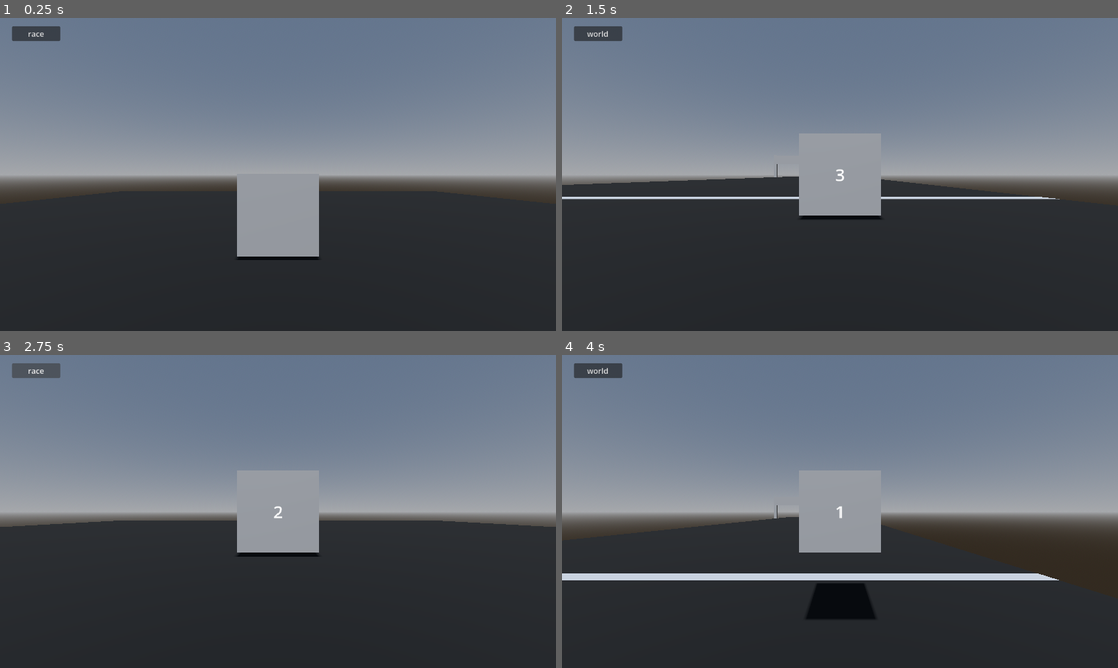
Above: before the commit, frames 1-4 (two rows, left to right).
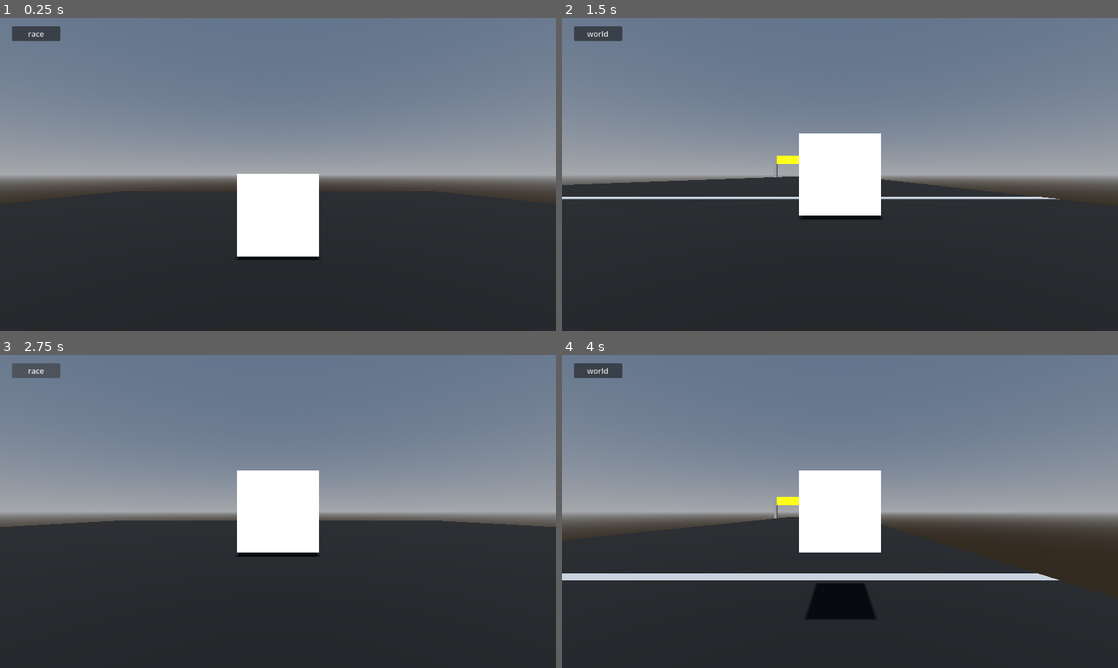
Above: after the commit, the same moments.

Repository: Xynthia/Kubus-spel
Game: Godot game, scene res://scenes/game.tscn
Two runs of this game, one before a commit and one after it. Both use one fixed random seed, a clock stepped at 60 frames per second and the inputs below.
Inputs (mouse positions are in pixels of both pictures, inside the frame that each line leads up to):
- Up to frame 1 (0.25 s): no input
- Up to frame 2 (1.5 s): click "race" at 0.5 s; click "start race" at 1.25 s
- Up to frame 3 (2.75 s): click "world" at 2 s
- Up to frame 4 (4 s): tap Enter at 2.75 s; move the mouse to (962, 495) at 2.77 s; press the mouse at (962, 495) at 2.78 s; hold D (move right) 2.78-3.5 s; release the mouse at (962, 495) at 3.5 s; click "start race" at 3.5 s

The runs differ from the first frame. In frame 1, 3.9% of the frame differs, in the area x 42-58%, y 49-77%; in frame 2, 4.0%; in frame 3, 3.9%; in frame 4, 4.0%, in the area x 38-58%, y 36-64%.

Commit message:
kleuren toevoeging

Diff:
--- a/scenes/cpu.tscn
+++ b/scenes/cpu.tscn
@@ -2,9 +2,13 @@
 
 [ext_resource type="Script" uid="uid://ckxvey4i1ued0" path="res://scripts/cpu.gd" id="1_16h3v"]
 [ext_resource type="PackedScene" uid="uid://cpxwjlydl2fa8" path="res://scenes/cube.tscn" id="2_he47y"]
+
+[sub_resource type="StandardMaterial3D" id="StandardMaterial3D_16h3v"]
+albedo_color = Color(1, 0, 1, 1)
 
 [node name="CPU" type="Node3D" unique_id=735611106]
 script = ExtResource("1_16h3v")
 
 [node name="Cube" parent="." unique_id=1537267651 instance=ExtResource("2_he47y")]
 transform = Transform3D(1, 0, 0, 0, 1, 0, 0, 0, 1, 0, 0.5, 0)
+mesh_export = SubResource("StandardMaterial3D_16h3v")
--- a/scenes/cube.tscn
+++ b/scenes/cube.tscn
@@ -2,7 +2,10 @@
 
 [ext_resource type="Script" uid="uid://ccejaghoy56nd" path="res://scripts/cube.gd" id="1_7ufek"]
 
+[sub_resource type="StandardMaterial3D" id="StandardMaterial3D_8viuf"]
+
 [sub_resource type="BoxMesh" id="BoxMesh_i7q2r"]
+material = SubResource("StandardMaterial3D_8viuf")
 
 [sub_resource type="BoxShape3D" id="BoxShape3D_tldxu"]
 
--- a/scenes/race.tscn
+++ b/scenes/race.tscn
@@ -14,6 +14,10 @@
 [sub_resource type="StandardMaterial3D" id="StandardMaterial3D_lrjie"]
 vertex_color_use_as_albedo = true
 albedo_color = Color(0, 0, 0, 1)
+
+[sub_resource type="StandardMaterial3D" id="StandardMaterial3D_8oh5l"]
+vertex_color_use_as_albedo = true
+albedo_color = Color(1, 1, 0, 1)
 
 [sub_resource type="BoxShape3D" id="BoxShape3D_lrjie"]
 size = Vector3(19.856934, 6.4920654, 4.64209)
@@ -54,6 +58,7 @@
 [node name="CSGBox3D4" type="CSGBox3D" parent="race track/finish" unique_id=1267508924]
 transform = Transform3D(1, 0, 0, 0, 1, 0, 0, 0, 1, 0.11340809, 1.4932463, 0)
 size = Vector3(20, 2, 0.1)
+material = SubResource("StandardMaterial3D_8oh5l")
 
 [node name="CSGMesh3D" type="CSGBox3D" parent="race track" unique_id=51255873]
 transform = Transform3D(1, 0, 0, 0, 1, 0, 0, 0, 1, 0, -0.09586966, 5.121228)
--- a/scripts/cube.gd
+++ b/scripts/cube.gd
@@ -6,6 +6,8 @@
 
 enum DIR {foward, backward, left, right}
 enum FACES {top, right, bottem, left, foward, back}
+
+@export var mesh_export : StandardMaterial3D
 
 @onready var check_faces: RayCast3D = $CheckFaces
 
@@ -60,7 +62,9 @@
 var rolling = false
 var duration : float = SLOW_DURATION
 
-
+func _ready() -> void:
+	if mesh_export:
+		mesh.set_surface_override_material(0, mesh_export)
 
 func roll(dir : Vector3):
 	# Do nothing if we're currently rolling.
